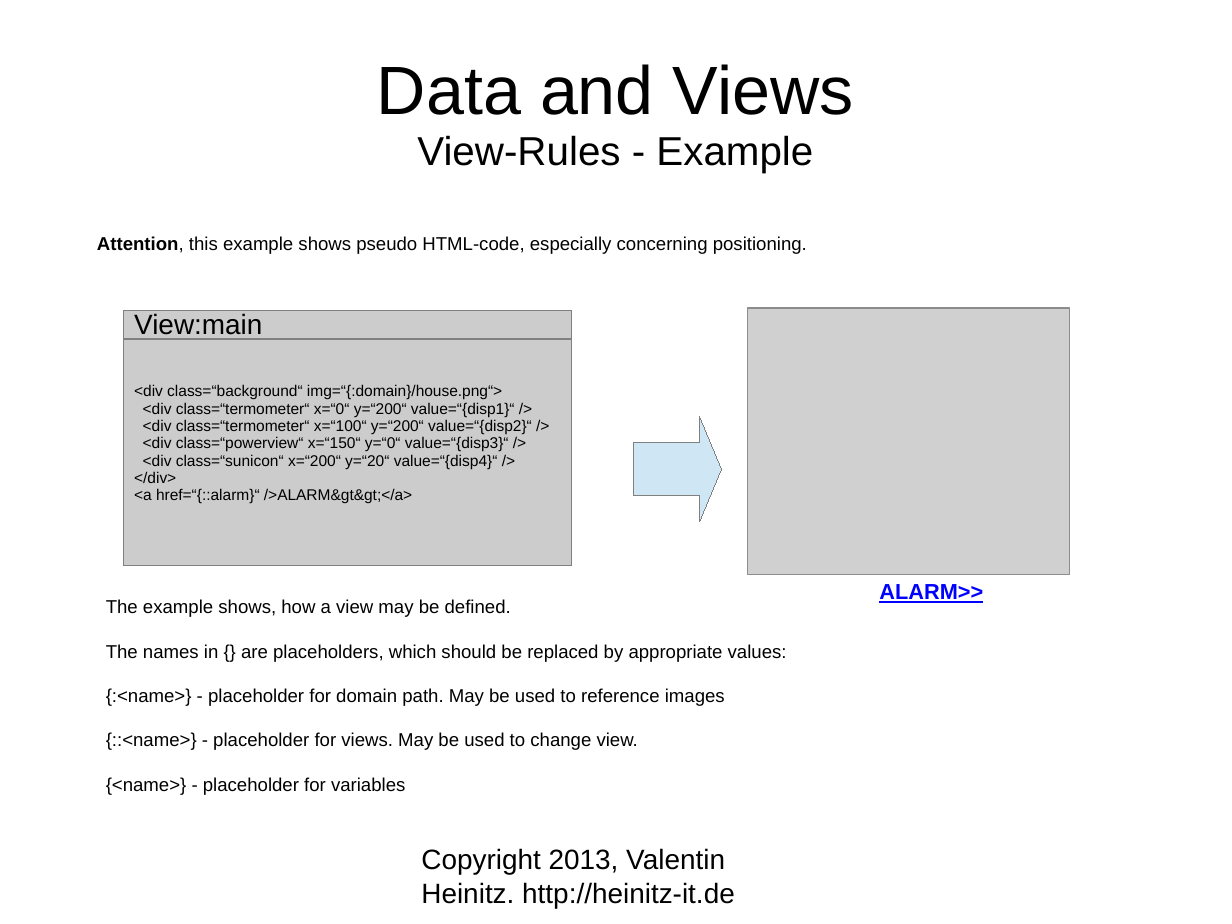
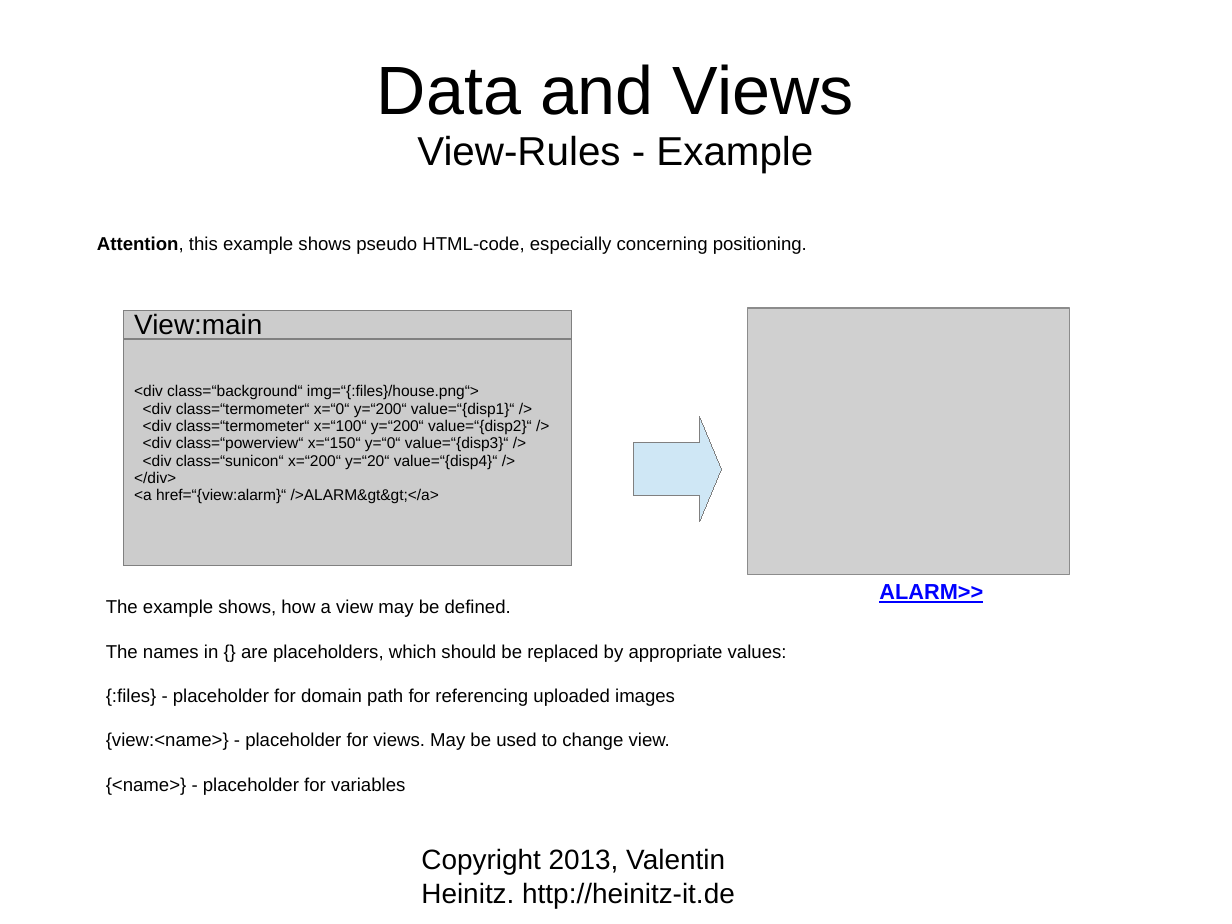
Before and after one commit to vheinitz/reatha, a slide deck: slide 13 of docu/TechPresentation.odp. Drawn at 1232x924 pixels with LibreOffice and Linux fonts; fonts in the diff are those of the drawing; grey boxes stand for pictures. Boxes give left, top, right and bottom in pixels: in the first picture for what was removed or moved away, otherwise in the second. Text is boxed around its words. In the diff, an @@ line names an element or a change of style, - is before the commit and + after.

Commit message:
changed docu

```diff
--- a/docu/TechPresentation.odp
+++ b/docu/TechPresentation.odp
@@ text in rectangle at bbox=[134, 384, 479, 400]: text changed @@
-<div class=“background“ img=“{:domain}/house.png“>
+<div class=“background“ img=“{:files}/house.png“>
@@ text in rectangle at bbox=[134, 488, 439, 504]: text changed @@
-<a href=“{::alarm}“ />ALARM&gt&gt;</a>
+<a href=“{view:alarm}“ />ALARM&gt&gt;</a>
@@ text at bbox=[106, 688, 675, 750]: text changed @@
-{:<name>} - placeholder for domain path. May be used to reference images
-{::<name>} - placeholder for views. May be used to change view.
+{:files} - placeholder for domain path for referencing uploaded images
+{view:<name>} - placeholder for views. May be used to change view.
```
